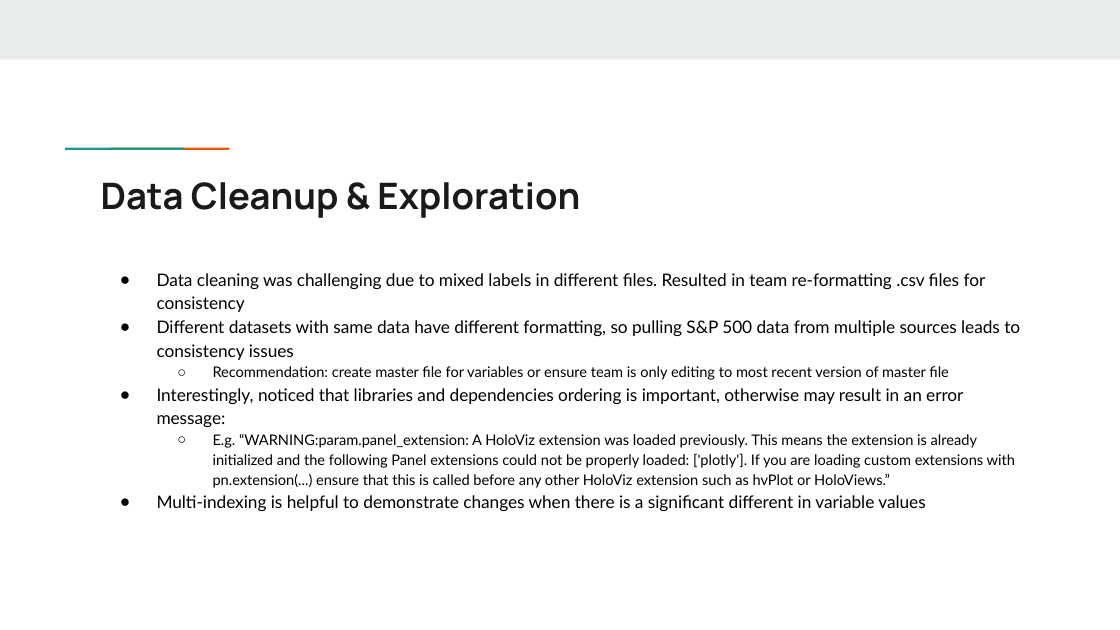
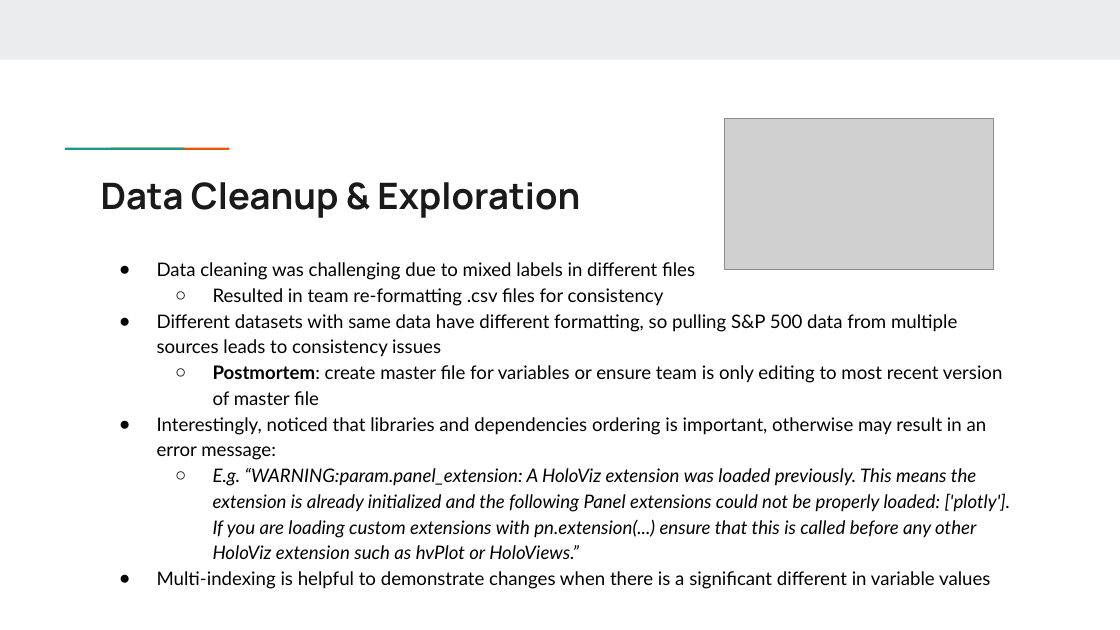
Before and after one commit to lfarlima/Monte-Carlo-Simulation, a slide deck: slide 4 of Project-01/Group Project Presentation.pptx. Drawn at 1120x630 pixels with LibreOffice and Linux fonts; fonts in the diff are those of the drawing; grey boxes stand for pictures. Boxes give left, top, right and bottom in pixels: in the first picture for what was removed or moved away, otherwise in the second. Text is boxed around its words. In the diff, an @@ line names an element or a change of style, - is before the commit and + after.

```diff
--- a/Project-01/Group Project Presentation.pptx
+++ b/Project-01/Group Project Presentation.pptx
@@ picture added at (725, 119, 995, 270) @@
@@ text "Data cleaning was challenging due ...": place and size @@
-text "Data cleaning was challenging due ..." at (157, 273, 1020, 511)
+text "Data cleaning was challenging due ..." at (157, 262, 1011, 589)
@@ text at (157, 262, 695, 306): text changed; size 11.1 to 12 pt @@
-● Data cleaning was challenging due to mixed labels in different files. Resulted in team re-formatting .csv files for consistency
+● Data cleaning was challenging due to mixed labels in different files
+  ○ Resulted in team re-formatting .csv files for consistency
@@ text at (157, 314, 1011, 589): size 11.1 to 12 pt in "Different datasets with same data have different ...", "Interestingly, noticed that libraries and dependencies order ...", "Multi-indexing is helpful to demonstrate changes when ..."; size 9.3 to 12 pt, italic on in "E.g. “WARNING:param.panel_extension: A HoloViz extension was ..."; indent changed @@
@@ text at (213, 365, 1002, 405): text changed; size 9.3 to 12 pt @@
-  ○ Recommendation: create master file for variables or ensure team is only editing to most recent version of master file
+  ○ Postmortem: create master file for variables or ensure team is only editing to most recent version of master file
```
Also in this commit, not shown: 8 other slides changed, 3 slides added, 3 other files.
